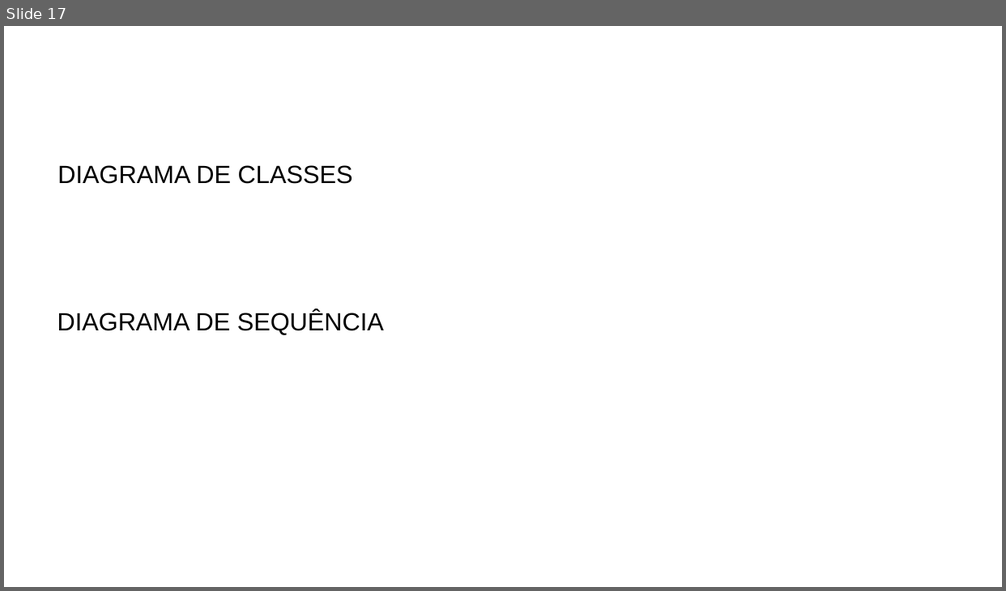
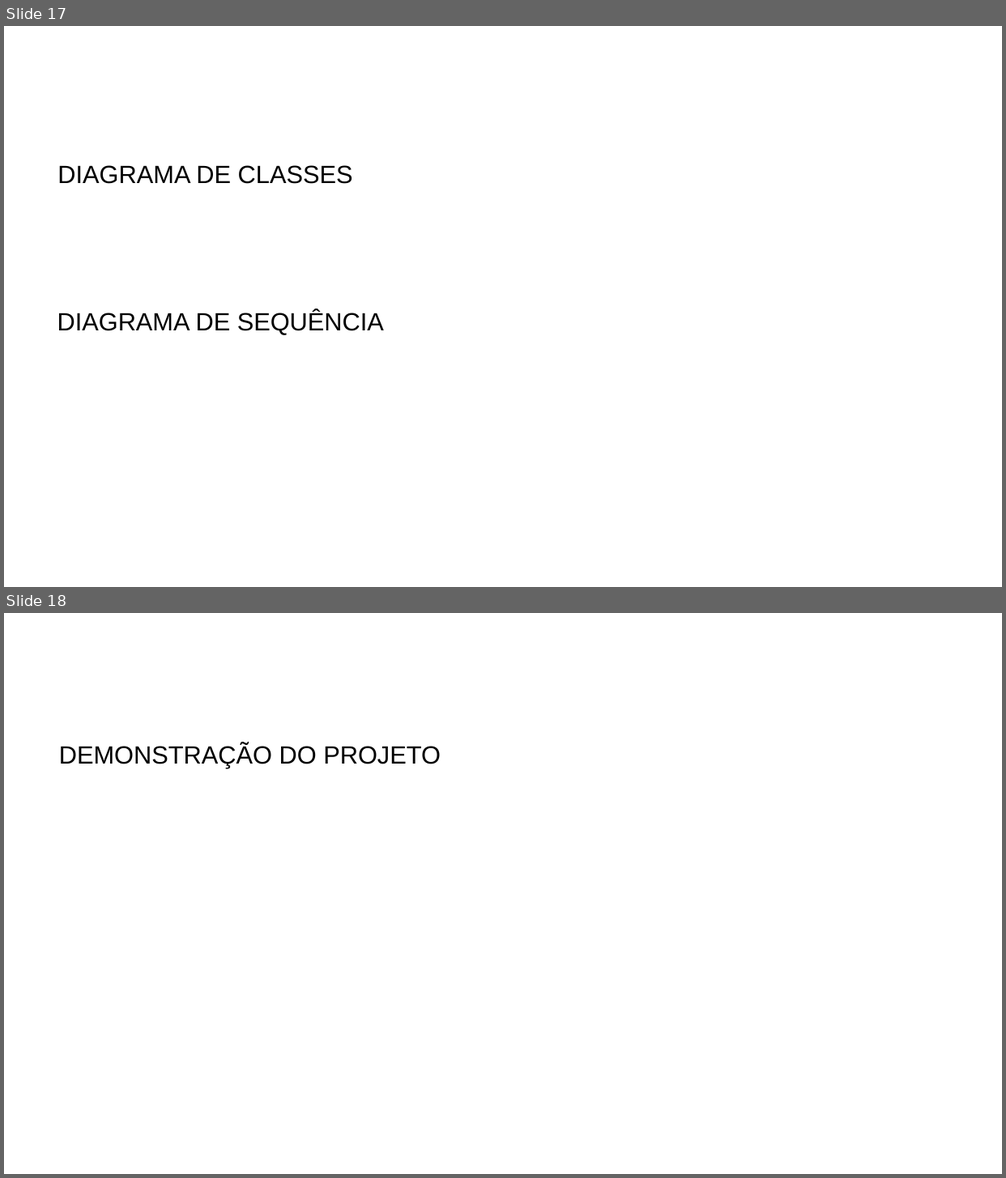
Before and after one commit to JoseAlfredo-afk/ElderConnect, a slide deck: Apresentacao/Faitec_2026_EldeConnect-Rev.pptx. Shown one above the other, each under a label of ours: slide 17 before the commit, slides 17 and 18 after it. The pictures are 1006x591 and 1006x1178 pixels, drawn with LibreOffice and Linux fonts; fonts in the diff are those of the drawing; background and template pictures are left out. Boxes give left, top, right and bottom in pixels: in the first picture for what was removed or moved away, otherwise in the second. Text is boxed around its words. In the diff, an @@ line names an element or a change of style, - is before the commit and + after.

```diff
--- a/Apresentacao/Faitec_2026_EldeConnect-Rev.pptx
+++ b/Apresentacao/Faitec_2026_EldeConnect-Rev.pptx
@@ slide 18 added at [4, 613, 1002, 1174], background picture (left out) @@
@@ text added at [59, 744, 441, 769], 48 pt, text #000000 @@
+DEMONSTRAÇÃO DO PROJETO
```
Also in this commit, not shown: 2 slides removed.
